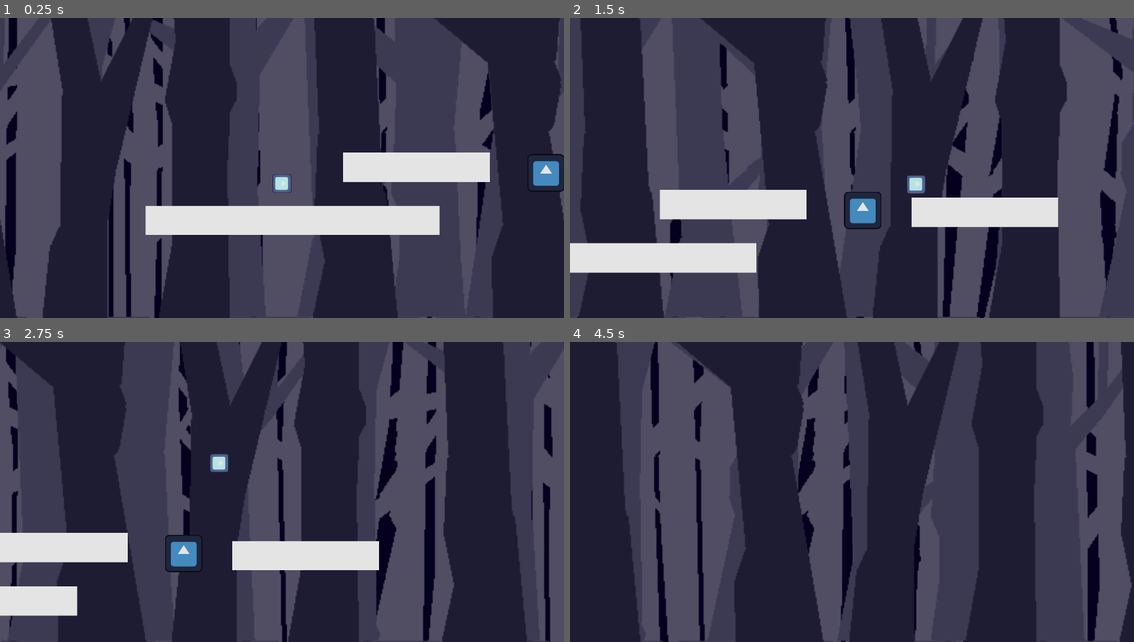
Above: before the commit, frames 1-4 (two rows, left to right).
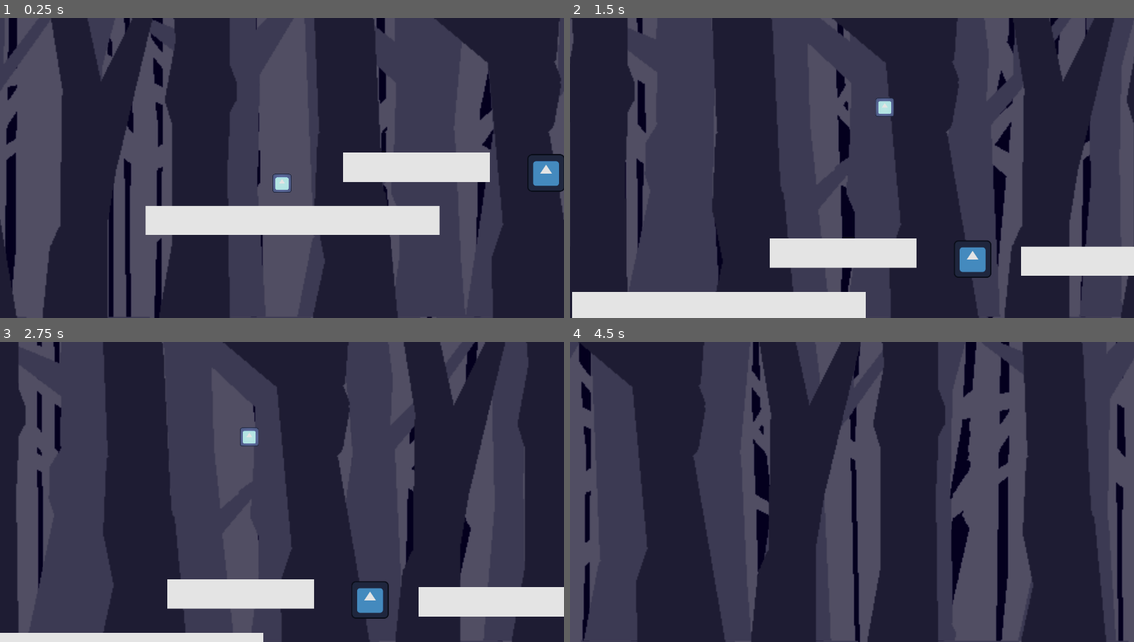
Above: after the commit, the same moments.

Repository: Awesum-Possum/OrbitalGameJam6
Game: Godot game, scene res://initial_scene.tscn
Same seed, same stepped clock (60 frames per second), same inputs: the game is played once before the commit and once after it. The engine's default icon, where the game draws it, is replaced by a stand-in: a white triangle on a blue panel in a dark square.
Inputs:
- Up to frame 1 (0.25 s): no input
- Up to frame 2 (1.5 s): hold D (walk_right) from 0.53 s (still down); tap W (jump) at 0.6, 0.77, 1.07, 1.35 s
- Up to frame 3 (2.75 s): tap W (jump) at 1.52, 1.82, 2.1 s; release D (walk_right) at 2.03 s; hold A (walk_left) from 2.03 s (still down)
- Up to frame 4 (4.5 s): release A (walk_left) at 2.78 s; hold D (walk_right) 2.78-4.28 s; tap W (jump) at 2.85, 3.02, 3.32, 3.6, 3.77, 4.07, 4.35 s; hold A (walk_left) from 4.28 s (still down)

The runs differ from the first frame. In frame 1, less than 0.1% of the frame differs, in the area x 48-52%, y 51-59%; in frame 2, 50%; in frame 3, 65%, in the area x 0-100%, y 0-100%; in frame 4, 60%.

Commit message:
Update player
- Add air control
- Add some doc on exports
- Updae player scene

Diff:
--- a/player.gd
+++ b/player.gd
@@ -1,9 +1,16 @@
 class_name Player extends CharacterBody2D
 
+## The speed of the player.
 @export var speed = 1200
+## The gravity of the player.
 @export var gravity = 4000
+## The velocity of the jump.
 @export var jump_velocity = 1800
+## The air control of the player.
+@export_range(0.0, 1.0) var air_control = 0.5
+## The friction of the player when stopping.
 @export_range(0.0, 1.0) var friction = 0.1
+## The acceleration of the player.
 @export_range(0.0, 1.0) var acceleration = 0.25
 
 
@@ -19,6 +26,9 @@
 
 	var direction = Input.get_axis("walk_left", "walk_right")
 	if direction:
+		if not is_on_floor():
+			direction *= air_control
+
 		velocity.x = lerp(velocity.x, direction * speed, acceleration)
 	else:
 		velocity.x = lerp(velocity.x, 0.0, friction)
--- a/player.tscn
+++ b/player.tscn
@@ -5,22 +5,23 @@
 [ext_resource type="PackedScene" uid="uid://bi3oqddwfmtta" path="res://point_light.tscn" id="3_sde1v"]
 
 [sub_resource type="RectangleShape2D" id="RectangleShape2D_qlrpt"]
-size = Vector2(63, 63)
+size = Vector2(64, 64)
 
 [node name="Player" type="CharacterBody2D"]
 script = ExtResource("1_7gc77")
+jump_velocity = 1400
 
 [node name="Sprite2D" type="Sprite2D" parent="."]
-rotation = 1.5708
+position = Vector2(0, -33)
 scale = Vector2(0.5, 0.5)
 texture = ExtResource("2_y2blq")
-offset = Vector2(-65, 0)
 
 [node name="CollisionShape2D" type="CollisionShape2D" parent="."]
-position = Vector2(-0.5, -32.5)
+position = Vector2(0, -33)
 shape = SubResource("RectangleShape2D_qlrpt")
 
 [node name="Camera2D" type="Camera2D" parent="."]
 position_smoothing_enabled = true
 
 [node name="Light" parent="." instance=ExtResource("3_sde1v")]
+position = Vector2(0, -33)
